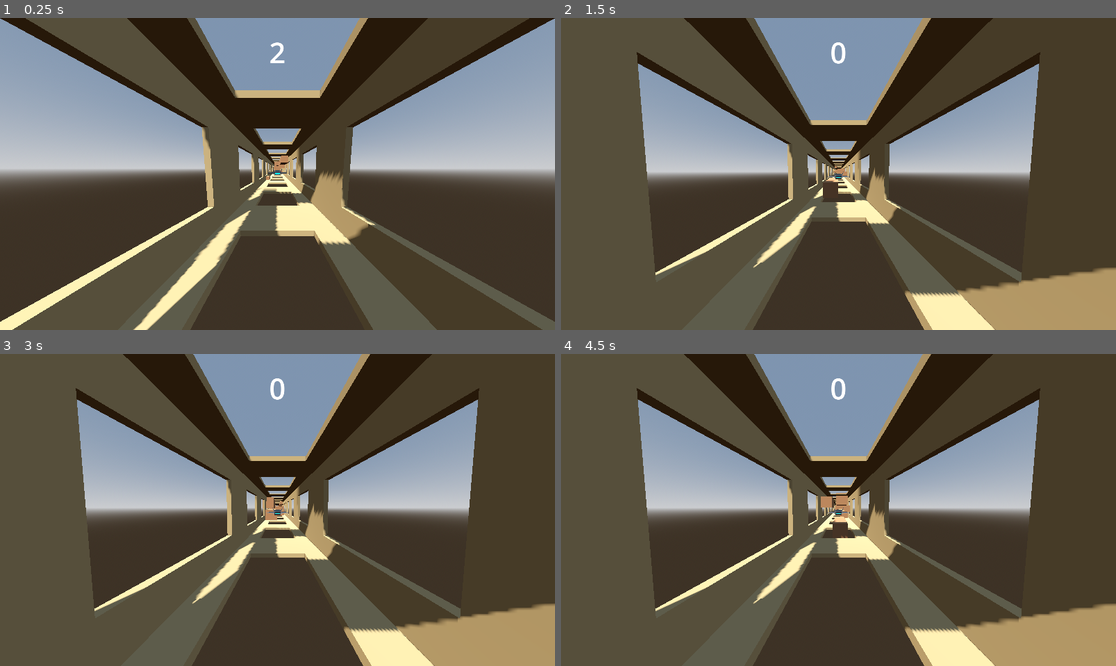
Above: before the commit, frames 1-4 (two rows, left to right).
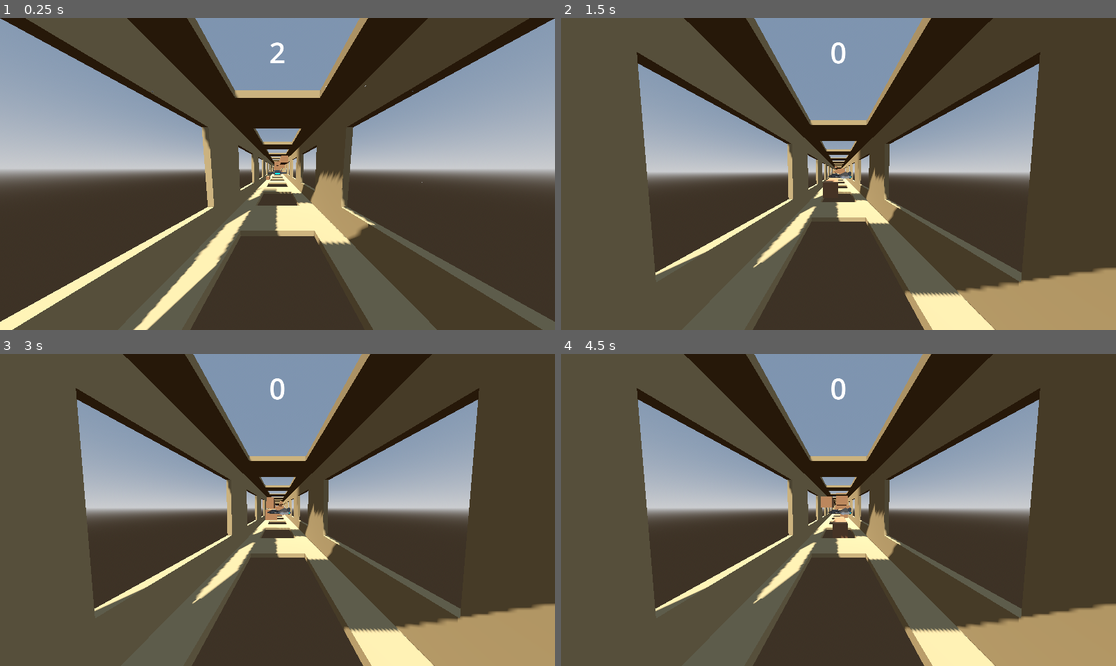
Above: after the commit, the same moments.

Repository: 12318241975/ToorsTour
Game: Godot game, scene res://scenes/level.tscn
Two runs of this game, one before a commit and one after it. Both use one fixed random seed, a clock stepped at 60 frames per second and the inputs below.
Inputs (mouse positions are in pixels of both pictures, inside the frame that each line leads up to):
- Up to frame 1 (0.25 s): no input
- Up to frame 2 (1.5 s): tap Enter at 0.5 s; move the mouse to (866, 174) at 0.52 s; tap R at 0.6, 1.35 s; move the mouse to (810, 174) at 1.27 s
- Up to frame 3 (3 s): move the mouse to (288, 503) at 2.02 s; tap R at 2.1, 2.85 s; move the mouse to (271, 516) at 2.77 s
- Up to frame 4 (4.5 s): move the mouse to (877, 513) at 3.52 s; tap R at 3.6, 4.35 s; move the mouse to (794, 506) at 4.27 s

The runs differ from the first frame. In frame 1, less than 0.1% of the frame differs, in the area x 27-77%, y 21-53%; in frame 2, less than 0.1%, in the area x 48-53%, y 49-52%; in frame 3, less than 0.1%; in frame 4, less than 0.1%.

Commit message:
Added particles and ship tilting

Diff:
--- a/scenes/player.tscn
+++ b/scenes/player.tscn
@@ -3,9 +3,43 @@
 [ext_resource type="Script" uid="uid://cwwruqlxde8uw" path="res://scripts/playerbody.gd" id="1_3vyb7"]
 [ext_resource type="Script" uid="uid://jtdhn2bnarq8" path="res://scripts/camera_3d.gd" id="1_g2els"]
 [ext_resource type="PackedScene" uid="uid://ckrqsqwleccwm" path="res://ship.fbx" id="3_qhqgy"]
+[ext_resource type="Script" uid="uid://dl3wo5fvwdgk5" path="res://ship.gd" id="4_dqkch"]
+
+[sub_resource type="ParticleProcessMaterial" id="ParticleProcessMaterial_qlg0r"]
+emission_shape_scale = Vector3(50, 50, 50)
+emission_shape = 3
+emission_box_extents = Vector3(1, 1, 1)
+spread = 180.0
+initial_velocity_max = 1.0
+gravity = Vector3(0, 0, 0)
+
+[sub_resource type="BoxMesh" id="BoxMesh_tuyoq"]
+size = Vector3(0.1, 0.1, 0.1)
 
 [sub_resource type="BoxShape3D" id="BoxShape3D_g2els"]
 size = Vector3(0.2, 0.052508544, 0.47456056)
+
+[sub_resource type="Curve" id="Curve_dqkch"]
+_limits = [0.0, 10.0, 0.0, 1.0]
+_data = [Vector2(0, 1), 0.0, 12.155395, 0, 0, Vector2(1, 9.891395), 0.0, 0.0, 0, 0]
+point_count = 2
+
+[sub_resource type="CurveTexture" id="CurveTexture_qlg0r"]
+curve = SubResource("Curve_dqkch")
+
+[sub_resource type="ParticleProcessMaterial" id="ParticleProcessMaterial_dqkch"]
+lifetime_randomness = 0.29
+emission_shape = 3
+emission_box_extents = Vector3(0.075, 0.025, 0.05)
+direction = Vector3(0, 0, 1)
+spread = 12.99
+gravity = Vector3(0, 0, 0)
+damping_min = 1.0
+damping_max = 1.0
+scale_curve = SubResource("CurveTexture_qlg0r")
+
+[sub_resource type="BoxMesh" id="BoxMesh_qlg0r"]
+size = Vector3(0.025, 0.025, 0.025)
 
 [sub_resource type="LabelSettings" id="LabelSettings_g2els"]
 font_size = 100
@@ -21,21 +55,37 @@
 rotationLerp = 5.0
 deadZoomDist = 10.0
 
+[node name="GPUParticles3D" type="GPUParticles3D" parent="Camera3D" unique_id=1829285796]
+transform = Transform3D(-1, 0, 8.742278e-08, 0, 1, 0, -8.742278e-08, 0, -1, 4.109944e-06, -0.16199714, -47.012276)
+amount = 1000
+lifetime = 5.0
+process_material = SubResource("ParticleProcessMaterial_qlg0r")
+draw_pass_1 = SubResource("BoxMesh_tuyoq")
+
 [node name="Playerbody" type="Area3D" parent="." unique_id=1751294781]
 collision_mask = 2
 script = ExtResource("1_3vyb7")
 forwardSpeed = 60.0
 sensitivity = 0.055
 moveLerp = 10.0
-tiltAmount = -2.0
-tiltLerp = 20.0
+tiltAmount = 1.0
+tiltLerp = 100.0
 
 [node name="CollisionShape3D" type="CollisionShape3D" parent="Playerbody" unique_id=1703818887]
 transform = Transform3D(1, 0, 0, 0, 1, 0, 0, 0, 1, 0, 2.1358952e-05, -0.015112307)
 shape = SubResource("BoxShape3D_g2els")
 
 [node name="ship" parent="Playerbody" unique_id=1830704878 instance=ExtResource("3_qhqgy")]
-transform = Transform3D(0.4184606, 0, 0, 0, 0.4184606, 0, 0, 0, 0.4184606, 0, 0, 0)
+transform = Transform3D(-0.4184606, 0, -3.658299e-08, 0, 0.4184606, 0, 3.658299e-08, 0, -0.4184606, 0, 0, 0)
+script = ExtResource("4_dqkch")
+
+[node name="GPUParticles3D" type="GPUParticles3D" parent="Playerbody/ship" unique_id=757869248]
+transform = Transform3D(-2.3897111, 0, 2.089152e-07, 0, 2.3897111, 0, -2.089152e-07, 0, -2.3897111, 1.00704895e-07, 0, -1.1519295)
+visible = false
+amount = 200
+trail_enabled = true
+process_material = SubResource("ParticleProcessMaterial_dqkch")
+draw_pass_1 = SubResource("BoxMesh_qlg0r")
 
 [node name="CanvasLayer" type="CanvasLayer" parent="." unique_id=1357563291]
 
@@ -54,3 +104,4 @@
 
 [connection signal="body_entered" from="Playerbody" to="Playerbody" method="_on_body_entered"]
 [connection signal="died" from="Playerbody" to="Camera3D" method="_on_playerbody_died"]
+[connection signal="died" from="Playerbody" to="Playerbody/ship" method="_on_playerbody_died"]
--- a/scripts/playerbody.gd
+++ b/scripts/playerbody.gd
@@ -1,28 +1,33 @@
 extends Node3D
+
 @export var forwardSpeed: float = 10
-@export var speedIncrease: float = 1;
+@export var speedIncrease: float = 1
 @export var sensitivity: float = .5
-@export var moveLerp: float = 1;
-@export var _range: float = 50;
+@export var moveLerp: float = 1
+@export var _range: float = 50
 @export var tiltAmount: float = 2
 @export var tiltLerp: float = 5
+@export var levelReturn: float = 1.5
 
 signal died
 
 @onready var scoreText = $"../CanvasLayer/Label"
+
 var targetPos: Vector3
 var velocity: Vector3
-var isDead: bool = false;
+var isDead: bool = false
 
-# Called when the node enters the scene tree for the first time.
+var visual_basis: Basis = Basis.IDENTITY
+var pitch_rate: float = 0.0
+var roll_rate: float = 0.0
+
 func _ready() -> void:
 	Input.mouse_mode = Input.MOUSE_MODE_CAPTURED
 
-
 func _unhandled_input(event: InputEvent) -> void:
 	if event is InputEventMouseMotion:
-		targetPos.x -= event.relative.x * sensitivity #x in inverted
-		targetPos.y -= event.relative.y * sensitivity #y is inverted
+		targetPos.x -= event.relative.x * sensitivity
+		targetPos.y -= event.relative.y * sensitivity
 		targetPos.x = clamp(targetPos.x, -_range/2, _range/2)
 		targetPos.y = clamp(targetPos.y, -_range/2, _range/2)
 	elif event is InputEventKey:
@@ -30,21 +35,29 @@
 			Input.mouse_mode = Input.MOUSE_MODE_VISIBLE
 		elif event.keycode == KEY_R:
 			get_tree().reload_current_scene()
-# Called every frame. 'delta' is the elapsed time since the previous frame.
+
 func _process(delta: float) -> void:
 	var prev_position = position
-	if (isDead):
+	if isDead:
 		return
 	position.x = lerp(position.x, targetPos.x, moveLerp * delta)
 	position.y = lerp(position.y, targetPos.y, moveLerp * delta)
 	position.z += forwardSpeed * delta
-	forwardSpeed += speedIncrease * delta;
+	forwardSpeed += speedIncrease * delta
 
 	velocity = position - prev_position
-	scoreText.text = str(roundi(position.z/10))
+	scoreText.text = str(roundi(position.z / 10))
 
-	rotation.y = lerp(rotation.y, -velocity.x * tiltAmount, tiltLerp * delta)
-	rotation.x = lerp(rotation.x, velocity.y * tiltAmount, tiltLerp * delta)
+	_update_visual_rotation(delta)
+
+func _update_visual_rotation(delta: float) -> void:
+	if velocity.length() < 0.001:
+		return
+	var target_basis = Basis.looking_at(velocity.normalized(), Vector3.UP)
+	var bank_angle: float = velocity.x * tiltAmount * 3.0
+	target_basis = target_basis.rotated(target_basis.z, bank_angle)
+	visual_basis = visual_basis.slerp(target_basis, tiltLerp * delta)
+	transform.basis = visual_basis.orthonormalized()
 
 func _on_body_entered(body: Node3D) -> void:
 	if body.is_in_group("obstacle"):
--- /dev/null
+++ b/ship.gd
@@ -0,0 +1,4 @@
+extends Node3D
+
+func _on_playerbody_died() -> void:
+	visible = false;
Not shown, added: ship.gd.uid
